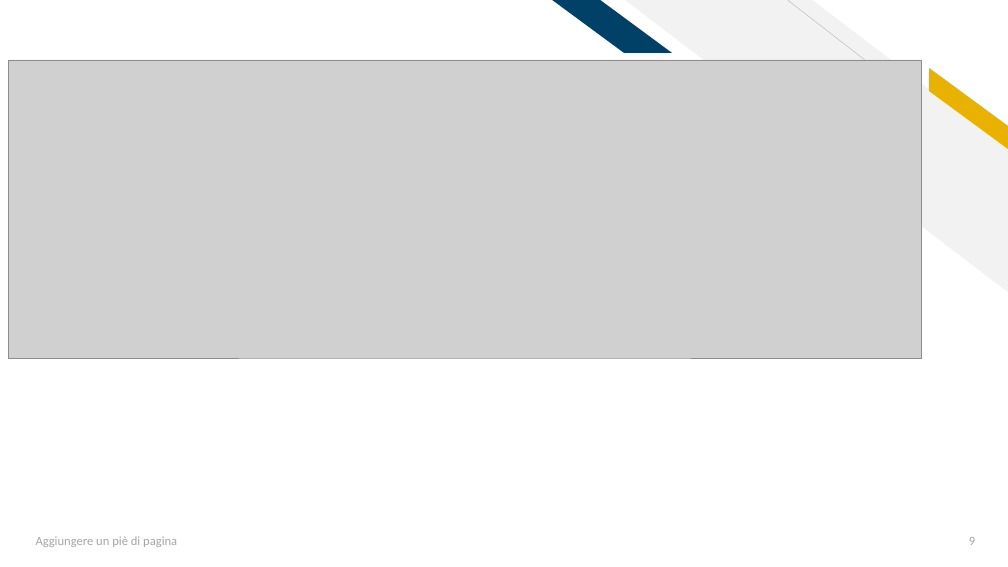
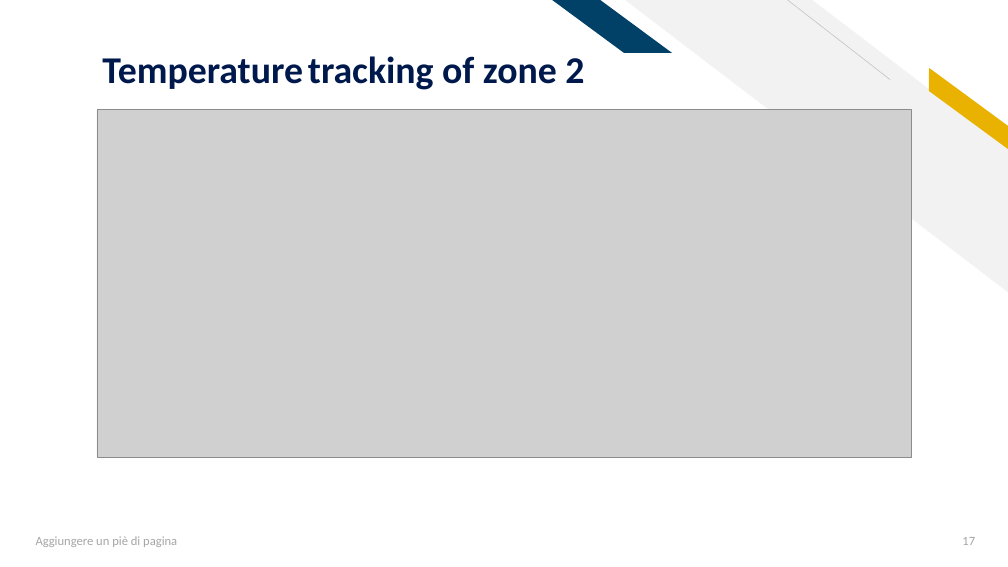
Before and after one commit to AleFire99/AES-git-repo, a slide deck: slide 17 of Aes_Project_2021_2022.pptx (slide 9 before the commit). Drawn at 1008x567 pixels with LibreOffice and Linux fonts; fonts in the diff are those of the drawing; grey boxes stand for pictures. Boxes give left, top, right and bottom in pixels: in the first picture for what was removed or moved away, otherwise in the second. Text is boxed around its words. In the diff, an @@ line names an element or a change of style, - is before the commit and + after.

```diff
--- a/Aes_Project_2021_2022.pptx
+++ b/Aes_Project_2021_2022.pptx
@@ text added at box(102, 56, 584, 90), 36 pt, text #00194C, bold @@
+Temperature tracking of zone 2
@@ picture: place and size @@
-picture at box(8, 60, 922, 358)
+picture at box(97, 110, 911, 457)
@@ page number at box(962, 537, 975, 545): text changed @@
-9
+17
```
Also in this commit, not shown: 13 other slides changed, 4 slides added, 1 slide removed, 2 other files.
